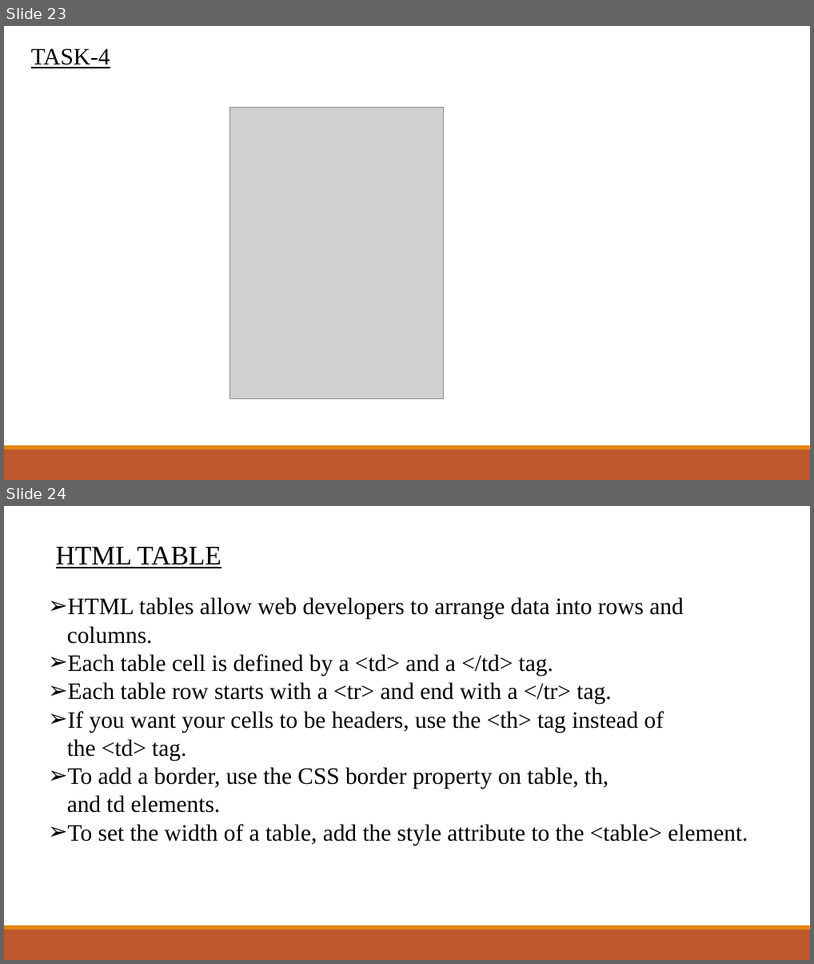
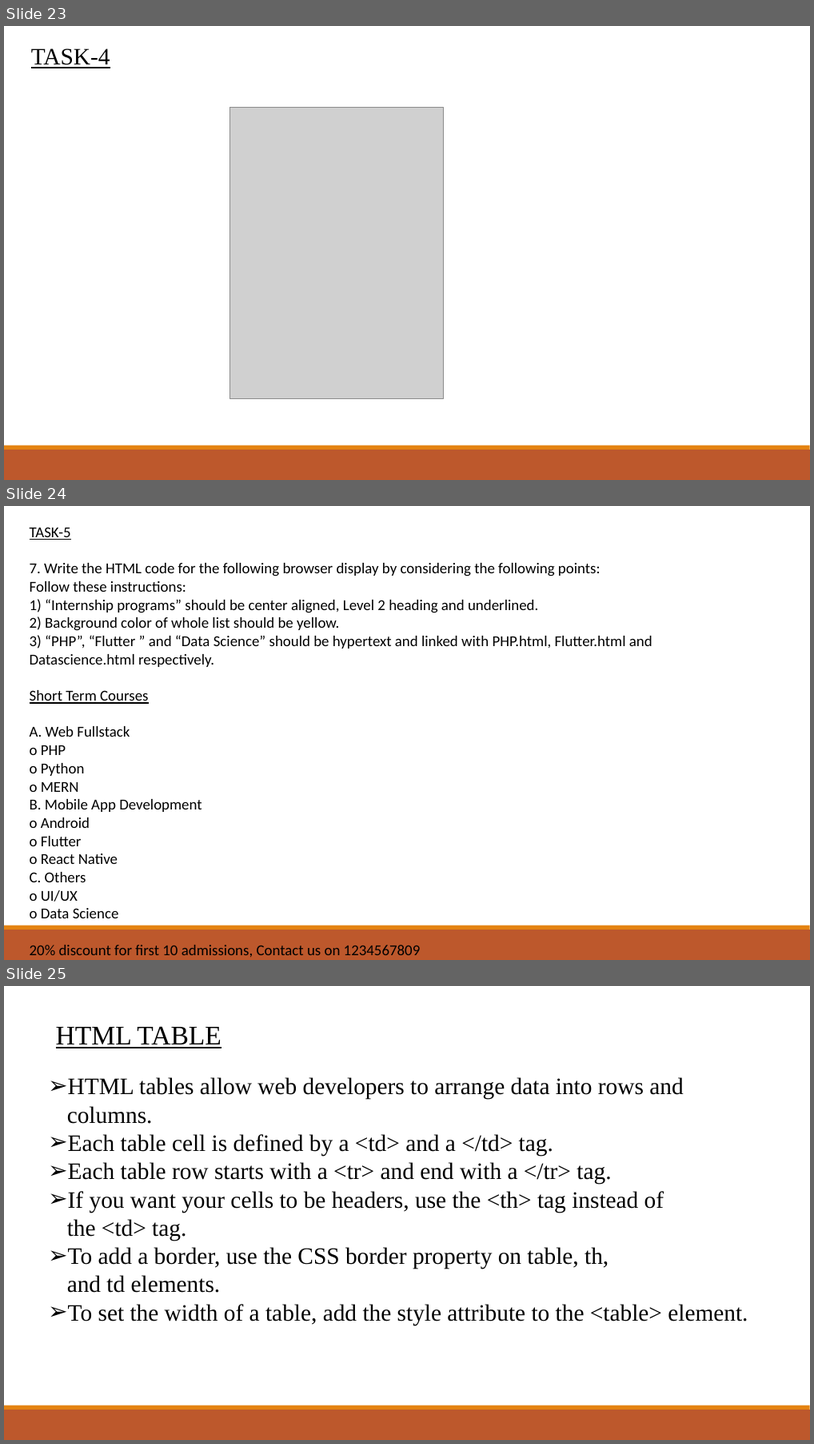
Before and after one commit to sudhishmapython/futura_html, a slide deck: HTML-DEMO.pptx. Shown one above the other, each under a label of ours: slides 23 and 24 before the commit, slides 23, 24 and 25 after it. The pictures are 814x964 and 814x1444 pixels, drawn with LibreOffice and Linux fonts; fonts in the diff are those of the drawing; grey boxes stand for pictures. Boxes give left, top, right and bottom in pixels: in the first picture for what was removed or moved away, otherwise in the second. Text is boxed around its words. In the diff, an @@ line names an element or a change of style, - is before the commit and + after.

Commit message:
first

```diff
--- a/HTML-DEMO.pptx
+++ b/HTML-DEMO.pptx
@@ slide 24 added at (x1=4, y1=506, x2=810, y2=960), background #FFFFFF; not listed: 2 template elements that a slide beside it also shows @@
@@ text added at (x1=30, y1=527, x2=653, y2=956), 18 pt, text #000000 @@
+TASK-5
+7. Write the HTML code for the following browser display by considering the following points:
+Follow these instructions:
+1) “Internship programs” should be center aligned, Level 2 heading and underlined.
+2) Background color of whole list should be yellow.
+3) “PHP”, “Flutter ” and “Data Science” should be hypertext and linked with PHP.html, Flutter.html and Datascience.html respectively.
+Short Term Courses
+A. Web Fullstack
+o PHP
+o Python
+o MERN
+B. Mobile App Development
+o Android
+o Flutter
+o React Native
+C. Others
+o UI/UX
+o Data Science
+20% discount for first 10 admissions, Contact us on 1234567809
@@ what was slide 24 is now slide 25 @@
```
Also in this commit, not shown: 4 slides changed, 30 other files.
